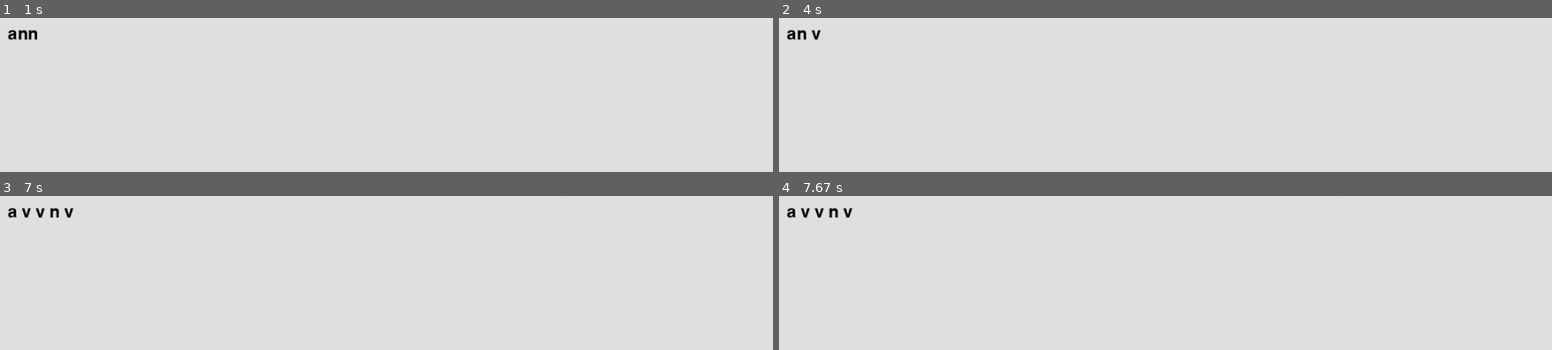
Above: before the commit, frames 1-4 (two rows, left to right).
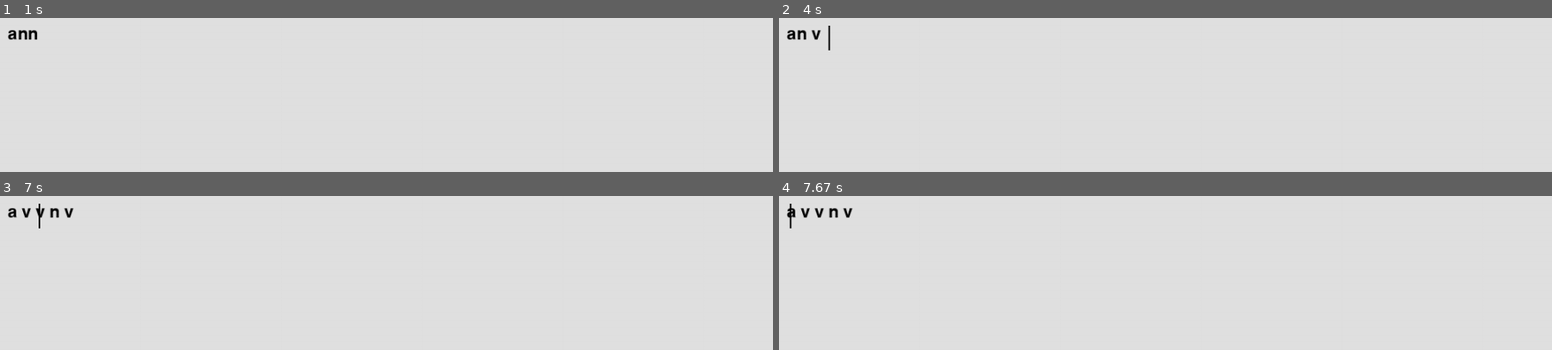
Above: after the commit, the same moments.

Repository: Cataratas/Overthink
Game: pygame game, started from Modules/pygame_textinput.py
The game is run twice, just before and just after one commit, with the same random seed, the same clock (stepped at 60 frames per second) and the same inputs.
Inputs:
- Up to frame 1 (1 s): type "an" at 0.33 s; type "n" at 0.67 s; tap Enter at 0.87 s
- Up to frame 2 (4 s): hold Backspace 1.12-1.58 s; hold Right 1.12-1.58 s; hold Right 2.02-2.48 s; hold Right 2.92-3.38 s; tap Space at 2.98, 3.28, 3.48, 3.78 s; hold Left 3.42-3.95 s; tap V at 3.57 s; hold Left from 3.98 s (still down)
- Up to frame 3 (7 s): tap Space at 4.05, 4.48, 4.78, 5.15, 5.45, 5.65, 5.95, 6.15, 6.45, 6.65, 6.95 s; tap Home at 4.13, 5.73 s; release Left at 4.38 s; hold Right 4.42-5.05 s; hold Left 5.08-5.55 s; tap V at 5.23, 6.73 s; hold Right 5.58-6.05 s; hold Right 6.08-6.55 s; hold Left from 6.58 s (still down)
- Up to frame 4 (7.67 s): release Left at 7.12 s; hold Left 7.15-7.55 s; tap Space at 7.22, 7.65 s; tap Home at 7.3 s; hold Right from 7.58 s (still down)

Frame 1 is identical in both runs. In frame 2, less than 0.1% of the frame differs, in the area x 6-7%, y 5-22%; in frame 3, less than 0.1%; in frame 4, less than 0.1%.

Commit message:
Cursor Enhancement

Diff:
--- a/Modules/pygame_textinput.py
+++ b/Modules/pygame_textinput.py
@@ -1,3 +1,9 @@
+"""
+Copyright 2017, Silas Gyger, silasgyger@gmail.com, All rights reserved.
+
+Borrowed from https://github.com/Nearoo/pygame-text-input under the MIT license.
+"""
+
 import os.path
 import pyperclip
 
@@ -20,16 +26,17 @@
 		self.limit = limit
 		self.mult_line = lines
 		self.click = click
-		self.message = message
+		self.prompt = message
 		self.rect = rect
-		self.active = "always"
+		self.focus = "always"
 		self.contain = contain
+		self.cursor_toggle = True
 
 		repeat_keys_initial_ms = 400
 		repeat_keys_interval_ms = 35
 		pygame.key.set_repeat(repeat_keys_initial_ms, repeat_keys_interval_ms)
 
-		if click: self.active = False
+		if click: self.focus = False
 
 		if not os.path.isfile(font_family):
 			font_family = pygame.font.match_font(font_family)
@@ -54,16 +61,24 @@
 		self.cursor_ms_counter = 0
 		self.clock = pygame.time.Clock()
 
-
 	def update(self, events):
 		Type, word_height = False, 0
 		for event in events:
 
 			# Click on text box to type
-			if event.type == pygame.MOUSEBUTTONDOWN and event.button == 1 and not self.active == "always":
-				self.active = self.rect.collidepoint(event.pos)
-
-			if event.type == pygame.TEXTINPUT and self.active:
+			if event.type == pygame.MOUSEBUTTONDOWN and event.button == 1 and not self.focus == "always":
+				self.focus = self.rect.collidepoint(event.pos)
+
+			if event.type == pl.KEYUP and event.key == pl.K_RIGHT:
+				self.cursor_toggle, self.cursor_visible = True, True
+			elif event.type == pl.KEYDOWN and event.key == pl.K_RIGHT:
+				self.cursor_toggle, self.cursor_visible = False, True
+			elif event.type == pl.KEYUP and event.key == pl.K_LEFT:
+				self.cursor_toggle, self.cursor_visible = True, True
+			elif event.type == pl.KEYDOWN and event.key == pl.K_LEFT:
+				self.cursor_toggle, self.cursor_visible = False, True
+
+			if event.type == pygame.TEXTINPUT and self.focus:
 				self.cursor_visible = True  # So the user sees where he writes
 
 				# If none exist, create counter for that key:
@@ -86,7 +101,7 @@
 						)
 					self.cursor_position += len(event.text)  # Some are empty, e.g. K_UP
 
-			elif event.type == pl.KEYDOWN and self.active:
+			elif event.type == pl.KEYDOWN and self.focus:
 
 				if event.key == pl.K_BACKSPACE:
 					self.input_string = (
@@ -125,7 +140,6 @@
 					if len(self.input_string + pyperclip.paste()) <= self.limit or self.limit == 0:
 						self.input_string += pyperclip.paste()
 						self.cursor_position = len(self.input_string)
-
 
 			elif event.type == pl.KEYUP:
 				# *** Because KEYUP doesn't include event.unicode, this dict is stored in such a weird way
@@ -149,9 +163,10 @@
 		if self.rect is not None: self.surface = pygame.Surface((self.rect.w, self.rect.h), pygame.SRCALPHA, 32)
 
 		# Re-render text surface
-		if not self.active and len(self.input_string) == 0:
+		if not self.focus and len(self.input_string) == 0:
 			if self.surf_color is not None: self.surface.fill(self.surf_color)
-			self.surface.blit(self.font_object.render(self.message, self.antialias, self.text_color), (0, 0))
+			self.surface.blit(self.font_object.render(self.prompt, self.antialias, self.text_color), (0, 0))
+
 		elif self.mult_line:
 			if self.surf_color is not None: self.surface.fill(self.surf_color)
 			x, y = 0, 0
@@ -166,48 +181,43 @@
 						y += word_height
 					self.surface.blit(word_surface, (x, y))
 					x += word_width + space
-				x = 0
-				y += word_height
+				x = 0; y += word_height
+
 		else:
 			if self.surf_color is not None: self.surface.fill(self.surf_color)
-			if self.input_string == "": self.surface.blit(self.font_object.render(" ", self.antialias, self.text_color), (0, 0))  # Pygame Bug (| - vertical black line)
+			if self.input_string == "": self.surface.blit(self.font_object.render(" ", self.antialias, self.text_color), (0, 0))
 			else: self.surface.blit(self.font_object.render(self.input_string, self.antialias, self.text_color), (0, 0))
 			if self.rect is None: self.surface = self.font_object.render(self.input_string, self.antialias, self.text_color)
 
 		# Update self.cursor_visible
-		self.cursor_ms_counter += self.clock.get_time()
-		if self.cursor_ms_counter >= self.cursor_switch_ms:
-			self.cursor_ms_counter %= self.cursor_switch_ms
-			self.cursor_visible = not self.cursor_visible
-
-		if self.cursor_visible and self.active:
+		if self.cursor_toggle:
+			self.cursor_ms_counter += self.clock.get_time()
+			if self.cursor_ms_counter >= self.cursor_switch_ms:
+				self.cursor_ms_counter %= self.cursor_switch_ms
+				self.cursor_visible = not self.cursor_visible
+
+		if self.cursor_visible and self.focus:
 			cursor_x_pos = self.font_object.size(self.input_string[:self.cursor_position])[0]
+
 			# Without this, the cursor is invisible when self.cursor_position > 0
 			if self.cursor_position > 0:
 				cursor_x_pos -= self.cursor_surface.get_width()
 			self.surface.blit(self.cursor_surface, (cursor_x_pos, 0))
 
-
 		self.clock.tick()
 		return False
 
-
 	def get_surface(self): return self.surface
 
-
 	def get_text(self): return self.input_string
 
-
 	def get_cursor_position(self): return self.cursor_position
 
-
-	def get_active(self): return self.active
-
+	def get_active(self): return self.focus
 
 	def clear_text(self):
 		self.input_string = ""
 		self.cursor_position = 0
-
 
 
 if __name__ == "__main__":
@@ -232,5 +242,4 @@
 		# Blit its surface onto the screen
 		screen.blit(TextInput.get_surface(), (10, 10))
 
-		pygame.display.update()
-		clock.tick(15)
+		pygame.display.update(); clock.tick(15)
Not shown, changed: .gitignore
